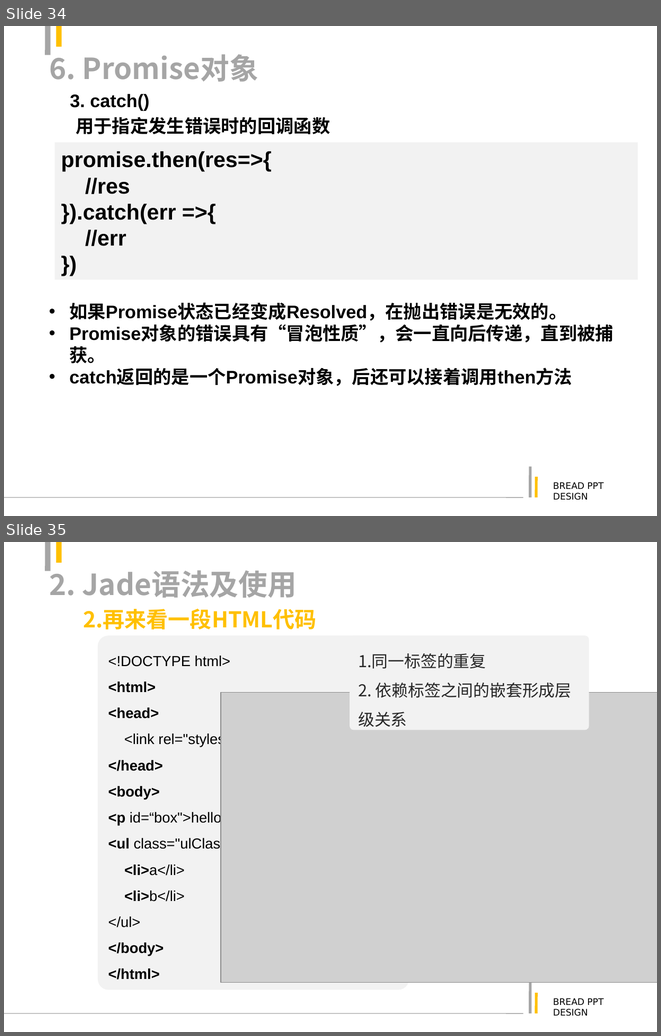
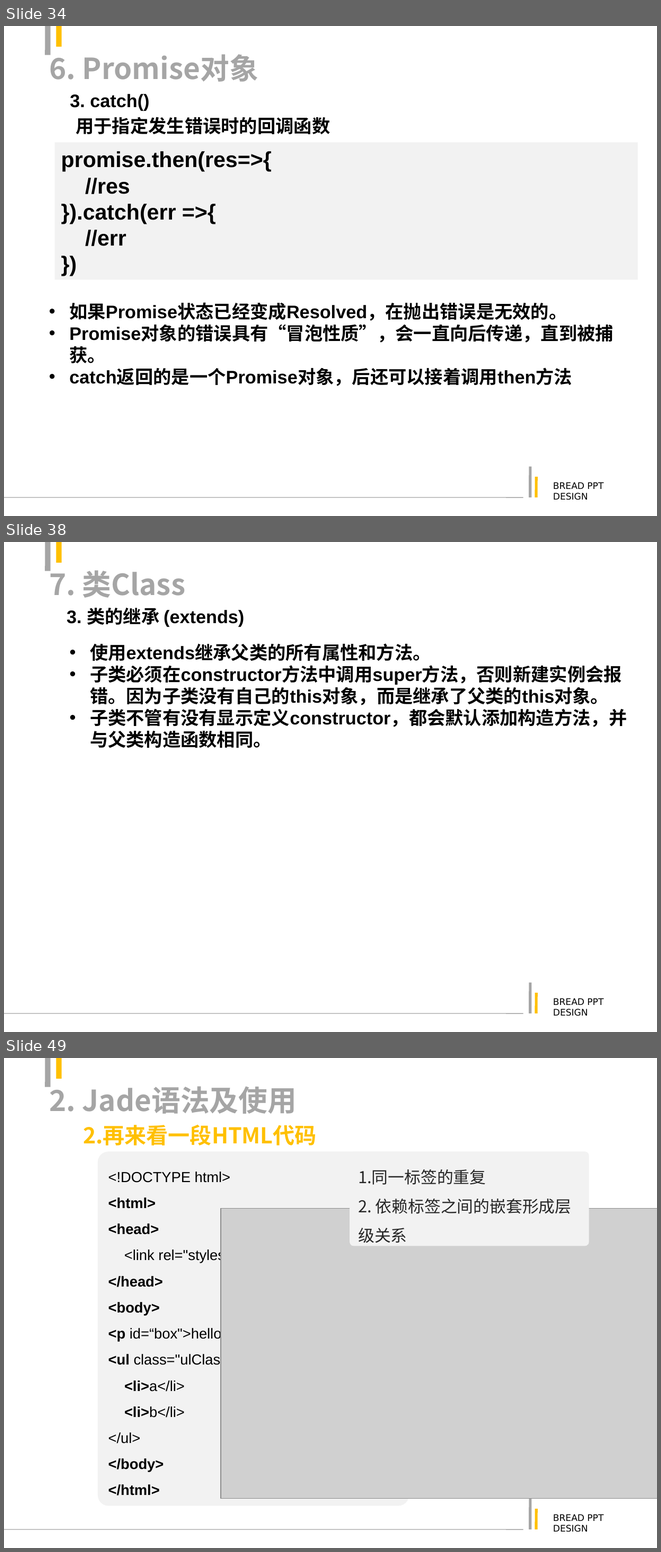
Before and after one commit to justforuse/psae-es6, a slide deck: es6.ppt. Shown one above the other, each under a label of ours: slides 34 and 35 before the commit, slides 34, 38 and 49 after it; the slides between them are not shown. The pictures are 661x1036 and 661x1552 pixels, drawn with LibreOffice and Linux fonts; fonts in the diff are those of the drawing; grey boxes stand for pictures. Boxes give left, top, right and bottom in pixels: in the first picture for what was removed or moved away, otherwise in the second. Text is boxed around its words. In the diff, an @@ line names an element or a change of style, - is before the commit and + after.

```diff
--- a/es6.ppt
+++ b/es6.ppt
@@ slide 38 added at (4, 542, 657, 1032), background #FFFFFF; not listed: 6 template elements that a slide beside it also shows @@
@@ title added at (49, 565, 186, 598), 32 pt, text #A5A5A5, bold @@
+7. 类Class
@@ text added at (67, 608, 244, 626), 20 pt, text #000000, bold @@
+3. 类的继承 (extends)
@@ text added at (90, 643, 627, 748), 20 pt, text #000000, bold @@
+• 使用extends继承父类的所有属性和方法。
+• 子类必须在constructor方法中调用super方法，否则新建实例会报错。因为子类没有自己的this对象，而是继承了父类的this对象。
+• 子类不管有没有显示定义constructor，都会默认添加构造方法，并与父类构造函数相同。
@@ what was slide 35 is now slide 49 @@
```
Also in this commit, not shown: 3 slides changed, 13 other slides added, 5 other files.
